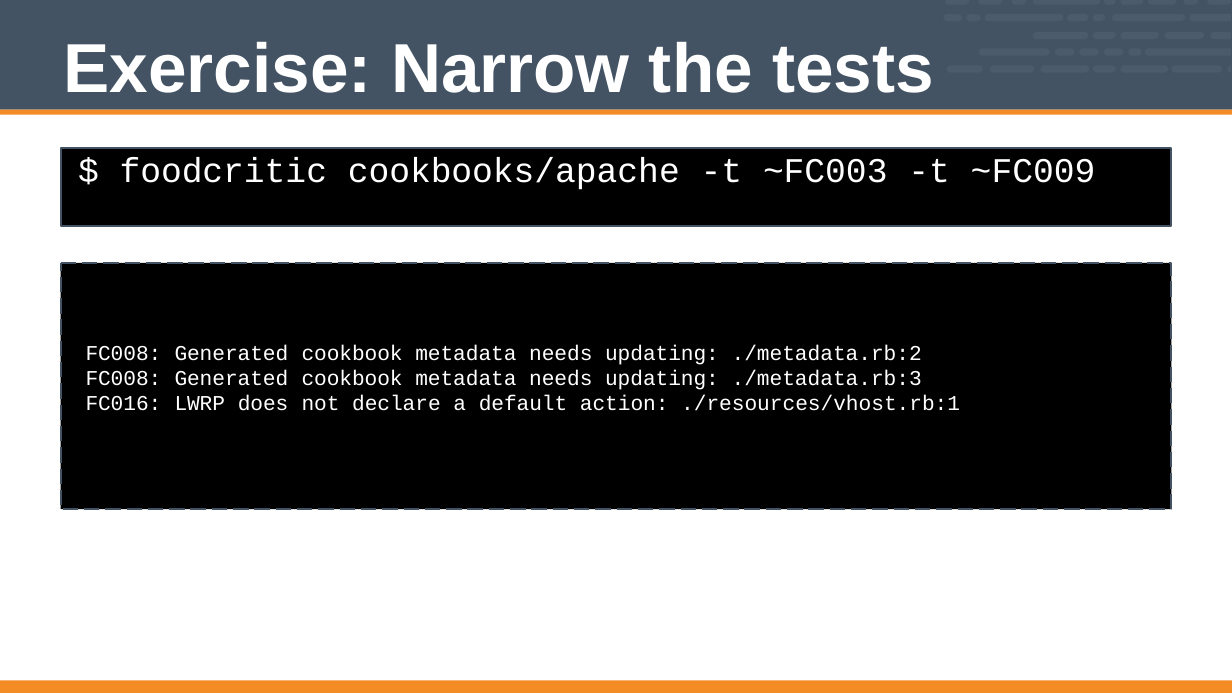
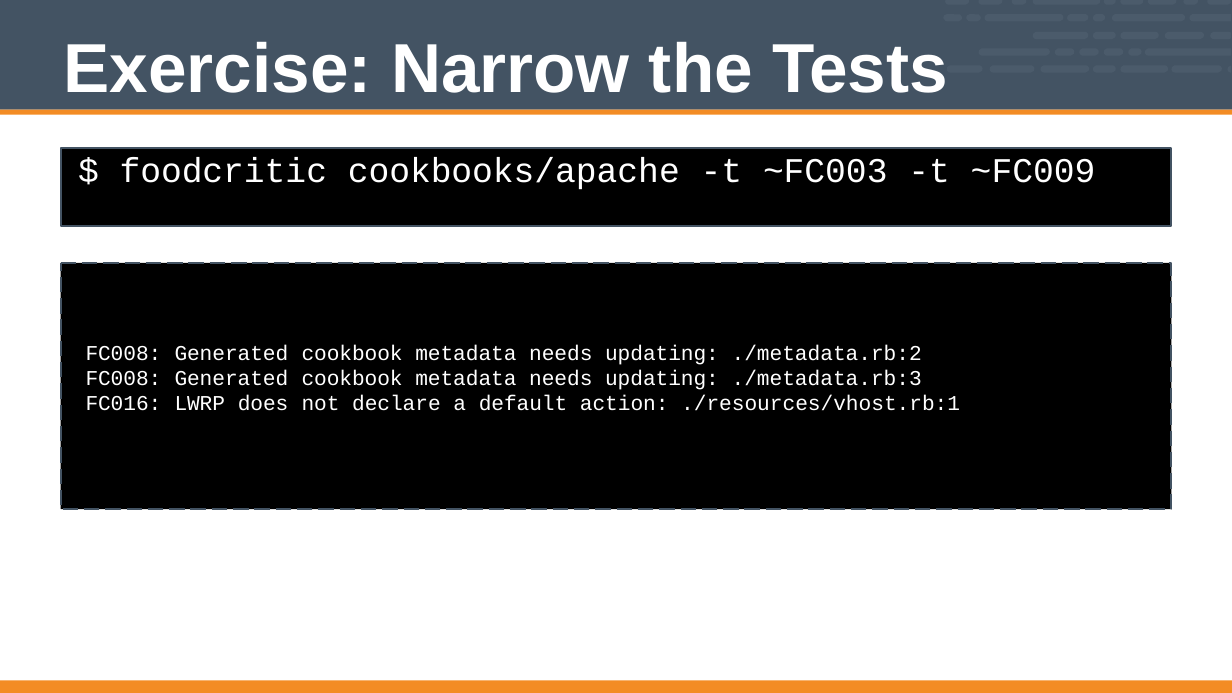
Before and after one commit to nathenharvey/chef-intermediate, a slide deck: slide 10 of Modules/10-Chef_Intermediate.pptx (slide 9 before the commit). Drawn at 1232x693 pixels with LibreOffice and Linux fonts; fonts in the diff are those of the drawing. Boxes give left, top, right and bottom in pixels: in the first picture for what was removed or moved away, otherwise in the second. Text is boxed around its words. In the diff, an @@ line names an element or a change of style, - is before the commit and + after.

```diff
--- a/Modules/10-Chef_Intermediate.pptx
+++ b/Modules/10-Chef_Intermediate.pptx
@@ title at <box>64,41,948,93</box>: text changed @@
-Exercise: Narrow the tests
+Exercise: Narrow the Tests
```
Also in this commit, not shown: 7 other slides changed, 3 slides added, 1 slide removed.
